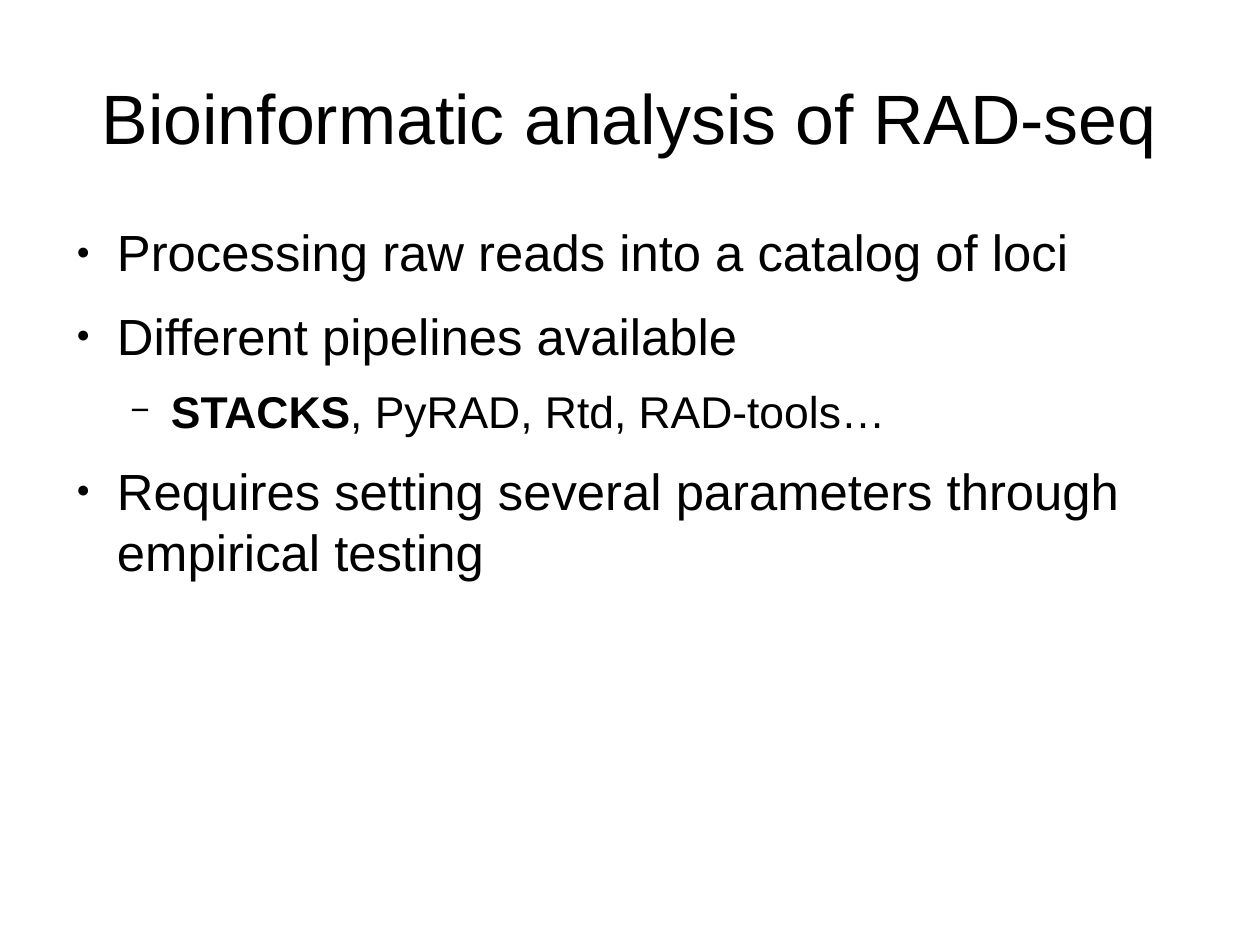
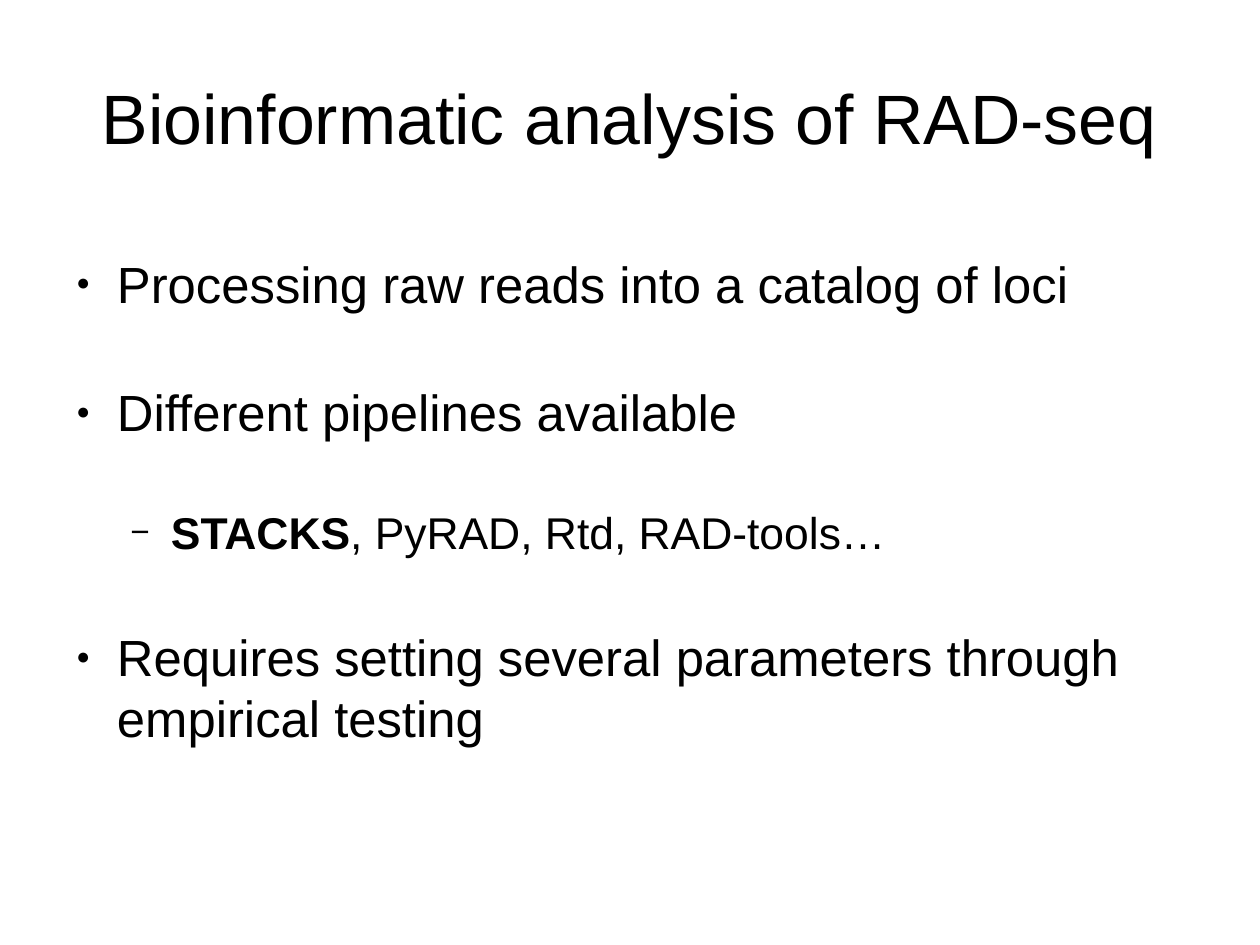
Before and after one commit to cmdoret/master_archive, a slide deck: slide 9 of reports/presentations/lab_meeting_20170712/lab_meeting_20170712.odp. Drawn at 1260x945 pixels with LibreOffice and Linux fonts; fonts in the diff are those of the drawing. Boxes give left, top, right and bottom in pixels: in the first picture for what was removed or moved away, otherwise in the second. Text is boxed around its words. In the diff, an @@ line names an element or a change of style, - is before the commit and + after.

```diff
--- a/reports/presentations/lab_meeting_20170712/lab_meeting_20170712.odp
+++ b/reports/presentations/lab_meeting_20170712/lab_meeting_20170712.odp
@@ text "Processing raw reads into a ...": place and size @@
-text "Processing raw reads into a ..." at (117, 234, 1119, 581)
+text "Processing raw reads into a ..." at (117, 266, 1119, 748)
@@ text "Processing raw reads into a ..." at (117, 266, 1119, 748): more space between paragraphs @@
```
Also in this commit, not shown: 4 other slides changed, 6 slides added, 5 other files.
